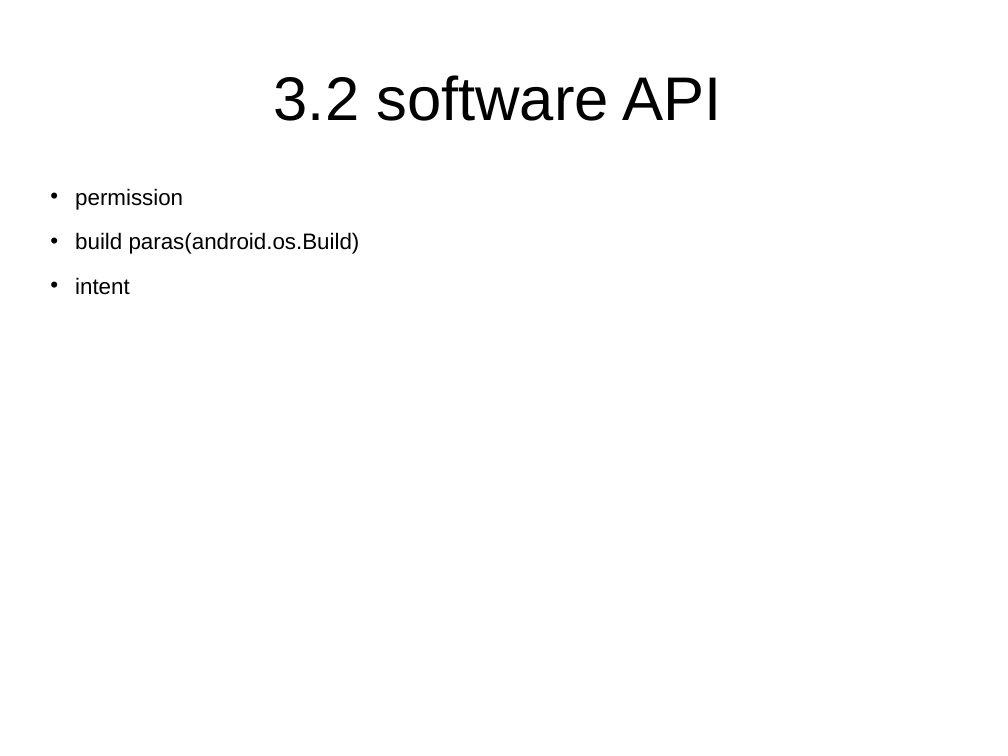
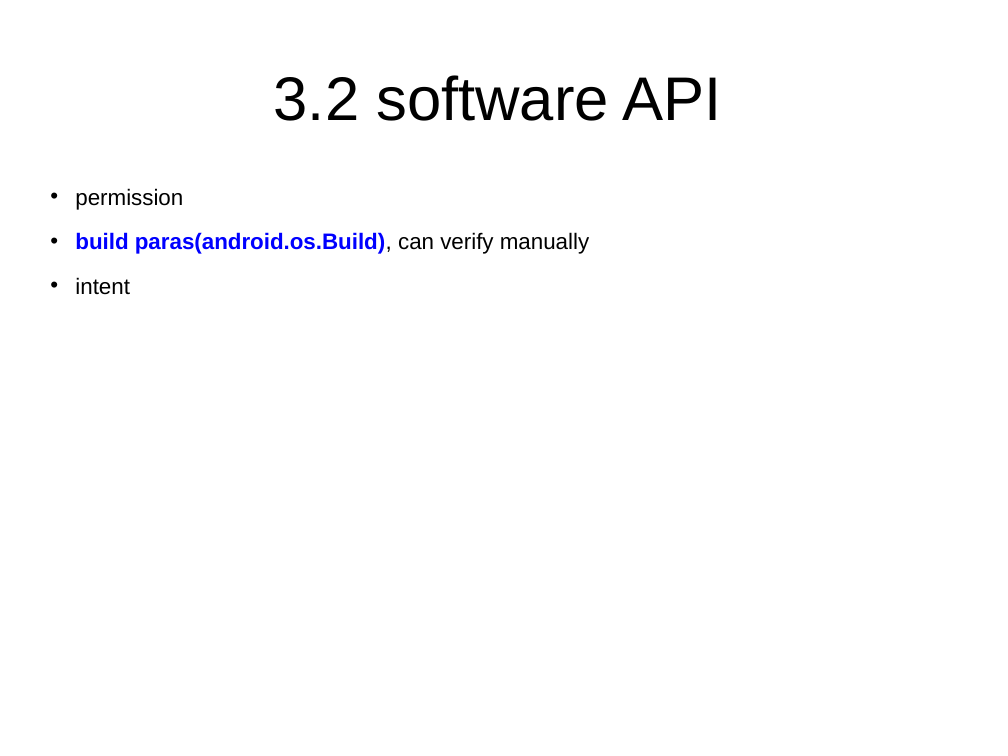
Before and after one commit to widerules/system-information, a slide deck: slide 10 of cts/CDD-digest.ppt. Drawn at 1008x756 pixels with LibreOffice and Linux fonts; fonts in the diff are those of the drawing; background and template pictures are left out. Boxes give left, top, right and bottom in pixels: in the first picture for what was removed or moved away, otherwise in the second. Text is boxed around its words. In the diff, an @@ line names an element or a change of style, - is before the commit and + after.

```diff
--- a/cts/CDD-digest.ppt
+++ b/cts/CDD-digest.ppt
@@ text at bbox=[75, 232, 589, 254]: text changed; text colour #000000 to #0000FF; bold on @@
-• build paras(android.os.Build)
+• build paras(android.os.Build), can verify manually
```
Also in this commit, not shown: 22 other slides changed.
